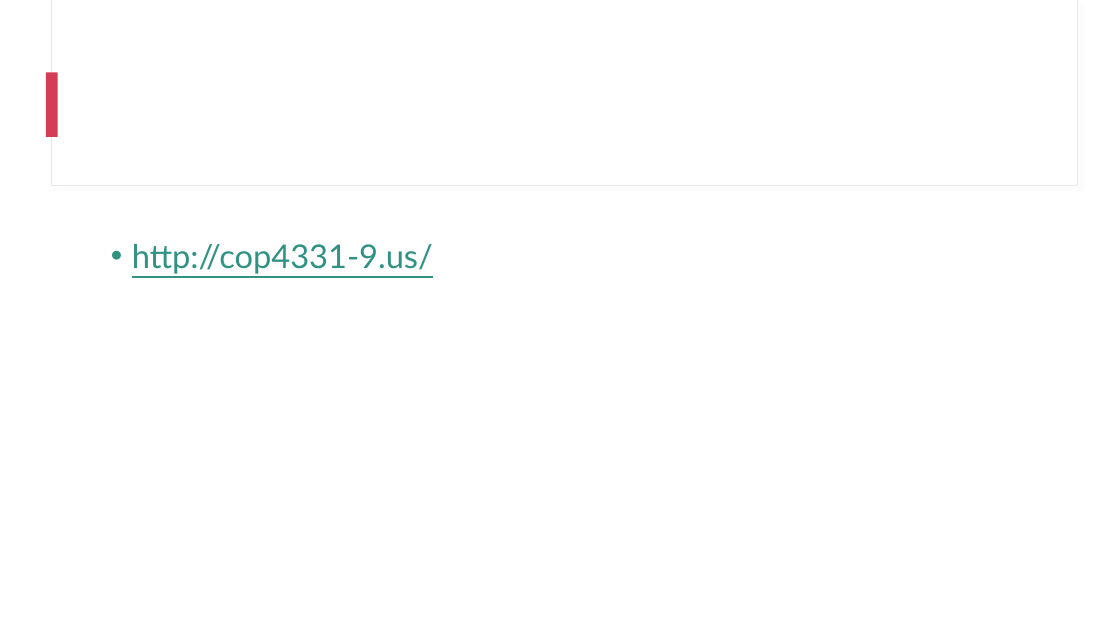
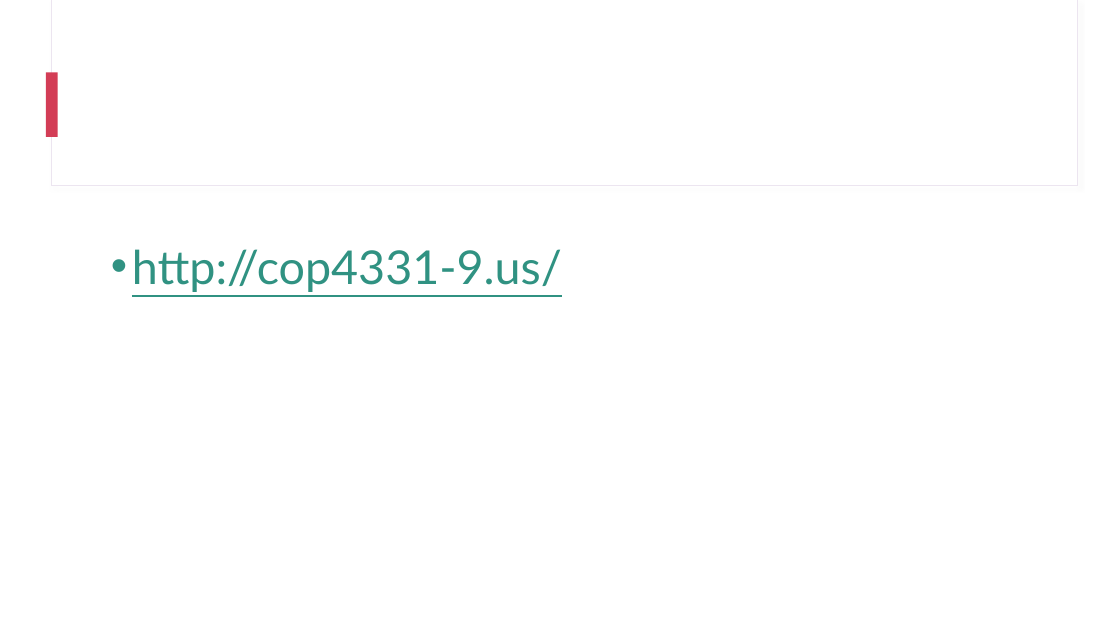
Before and after one commit to oamer6/Group-9-COP4331, a slide deck: slide 10 of Group_Nine_Slides_v2.pptx. Drawn at 1120x630 pixels with LibreOffice and Linux fonts; fonts in the diff are those of the drawing; background and template pictures are left out. Boxes give left, top, right and bottom in pixels: in the first picture for what was removed or moved away, otherwise in the second. Text is boxed around its words. In the diff, an @@ line names an element or a change of style, - is before the commit and + after.

```diff
--- a/Group_Nine_Slides_v2.pptx
+++ b/Group_Nine_Slides_v2.pptx
@@ text "http://cop4331-9.us/" at bbox=[132, 249, 562, 292]: size 28 to 40 pt @@
```
Also in this commit, not shown: 1 slide added, 1 slide removed.
